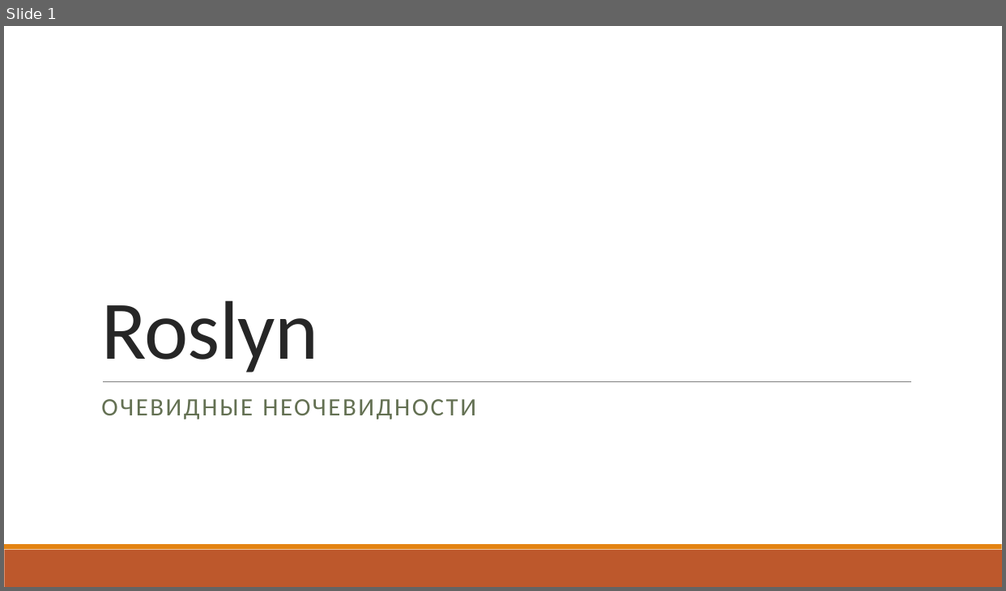
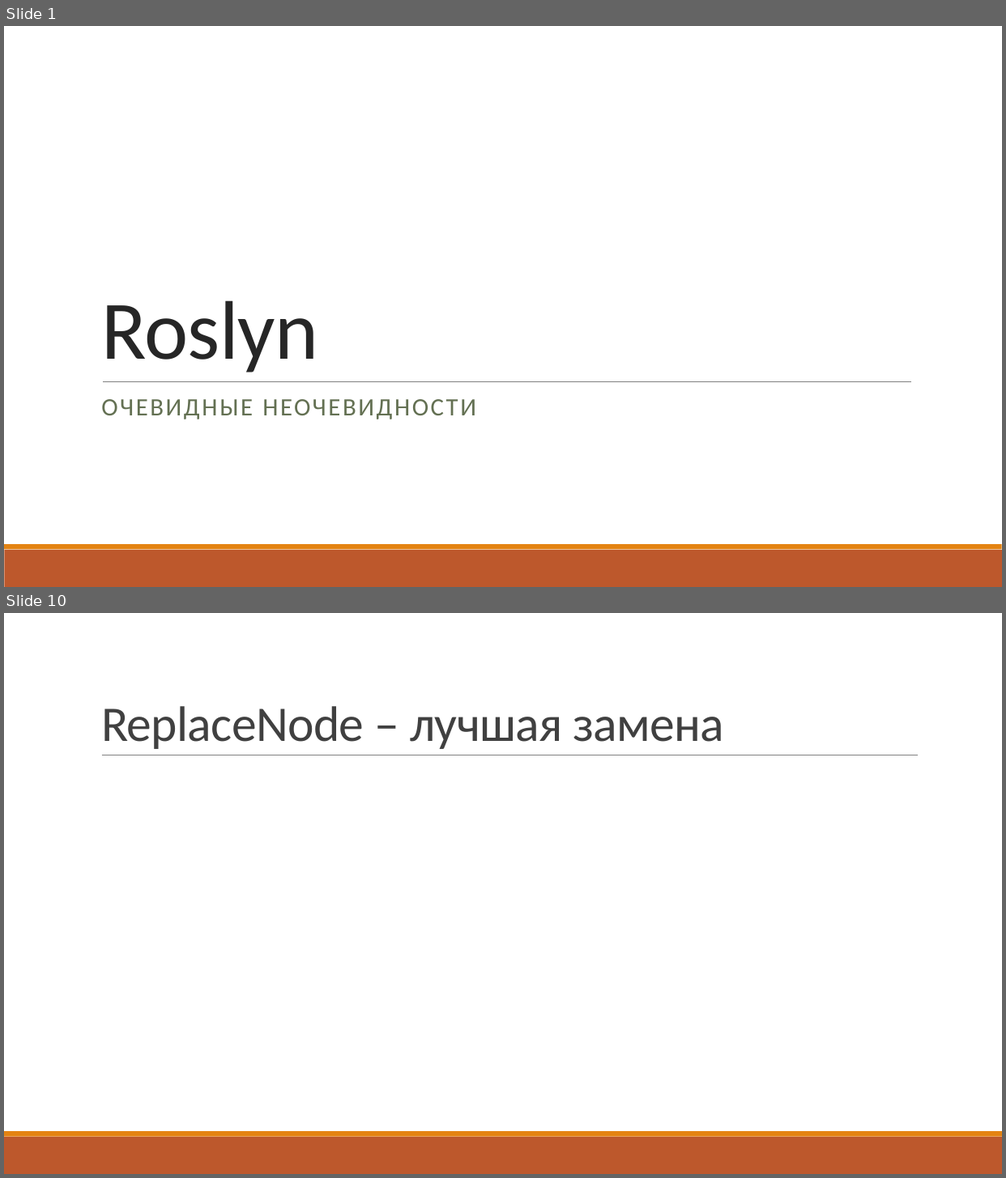
Before and after one commit to kugushev/presentations, a slide deck: P.pptx. Shown one above the other, each under a label of ours: slide 1 before the commit, slides 1 and 10 after it; the slides between them are not shown. The pictures are 1006x591 and 1006x1178 pixels, drawn with LibreOffice and Linux fonts; fonts in the diff are those of the drawing. Boxes give left, top, right and bottom in pixels: in the first picture for what was removed or moved away, otherwise in the second. Text is boxed around its words. In the diff, an @@ line names an element or a change of style, - is before the commit and + after.

```diff
--- a/P.pptx
+++ b/P.pptx
@@ slide 10 added at [4, 613, 1002, 1174], background #FFFFFF; not listed: 2 template elements that a slide beside it also shows @@
@@ title added at [101, 706, 724, 749], 48 pt, text #404040 @@
+ReplaceNode – лучшая замена
@@ line added from (102, 756) to (918, 756), #808080 0.5 pt @@
```
Also in this commit, not shown: 20 other slides added, 2 slides removed, 12 other files.
